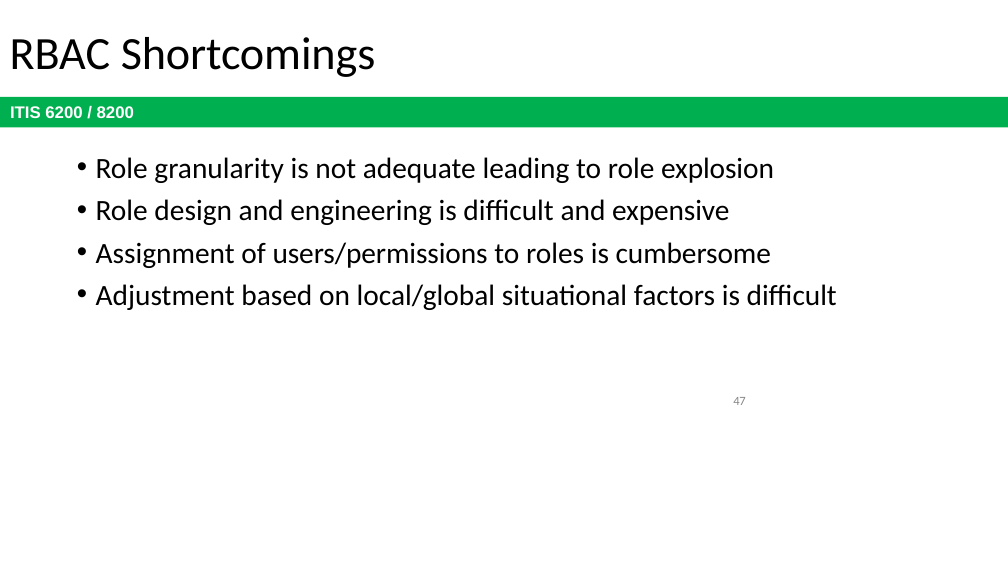
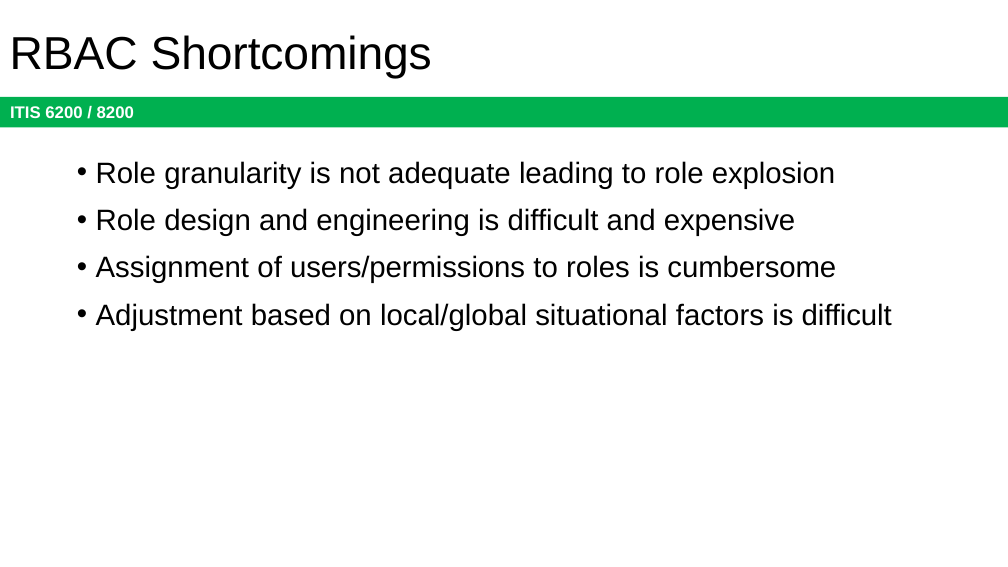
Before and after one commit to jx5c/github.io, a slide deck: slide 47 of teaching/ITIS6200/2023fa/lectures/lec09.pptx. Drawn at 1008x567 pixels with LibreOffice and Linux fonts; fonts in the diff are those of the drawing. Boxes give left, top, right and bottom in pixels: in the first picture for what was removed or moved away, otherwise in the second. Text is boxed around its words. In the diff, an @@ line names an element or a change of style, - is before the commit and + after.

```diff
--- a/teaching/ITIS6200/2023fa/lectures/lec09.pptx
+++ b/teaching/ITIS6200/2023fa/lectures/lec09.pptx
@@ title "RBAC Shortcomings" at box(10, 35, 432, 79): font Calibri to Arial @@
@@ text "Role granularity is not adequate ..." at box(96, 161, 892, 331): font Calibri to Arial; line spacing 1 to 1.14 @@
@@ page number removed at box(733, 397, 745, 405) @@
-47
```
Also in this commit, not shown: 9 other slides changed, 7 slides removed, 2 other files.
